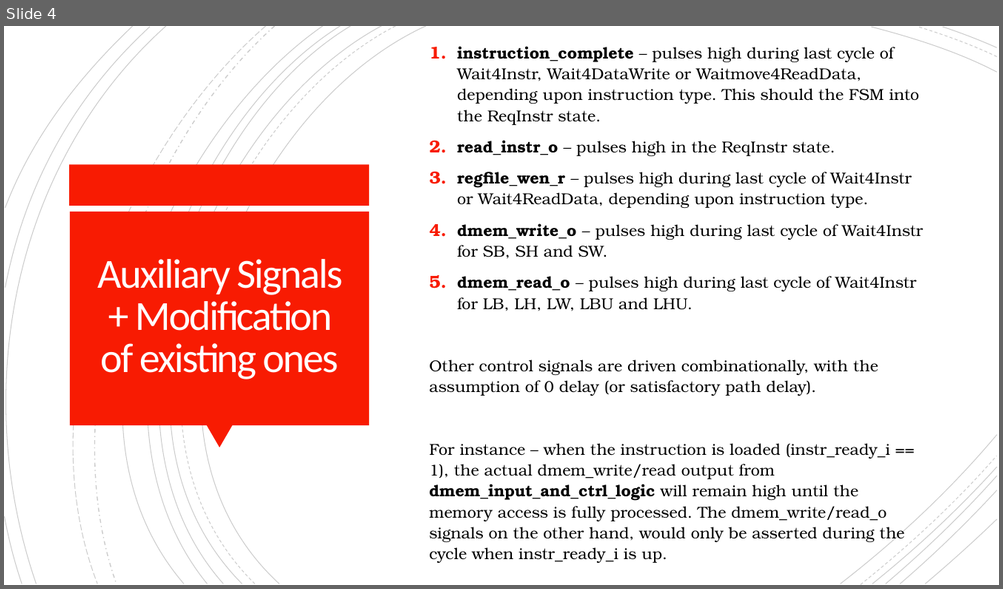
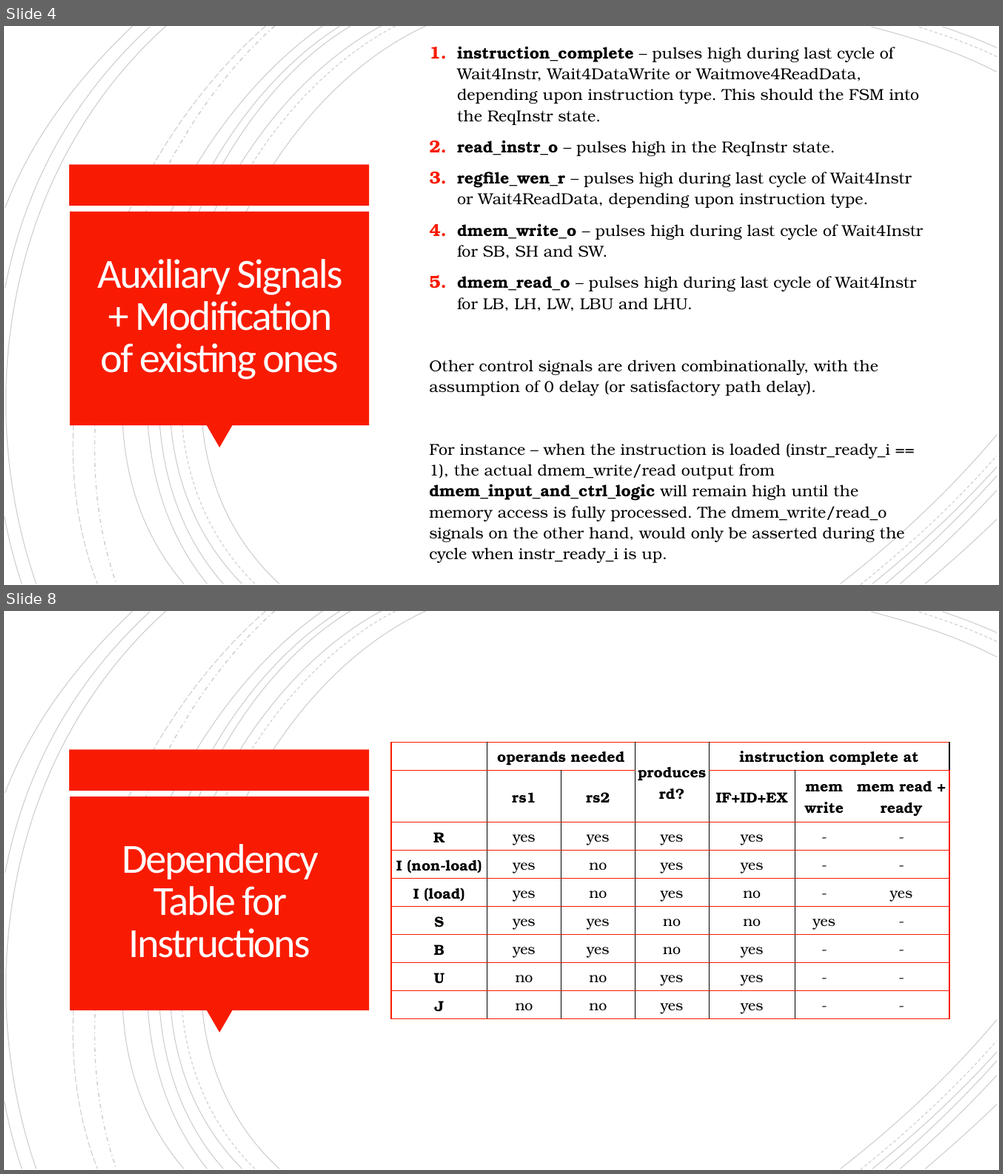
Before and after one commit to mrinav-saxena/riscv_verif0, a slide deck: rtl/core/multi_cycle/stall_for_mem_core.pptx. Shown one above the other, each under a label of ours: slide 4 before the commit, slides 4 and 8 after it; the slides between them are not shown. The pictures are 1003x589 and 1003x1174 pixels, drawn with LibreOffice and Linux fonts; fonts in the diff are those of the drawing. Boxes give left, top, right and bottom in pixels: in the first picture for what was removed or moved away, otherwise in the second. Text is boxed around its words. In the diff, an @@ line names an element or a change of style, - is before the commit and + after.

```diff
--- a/rtl/core/multi_cycle/stall_for_mem_core.pptx
+++ b/rtl/core/multi_cycle/stall_for_mem_core.pptx
@@ slide 8 added at box(4, 611, 999, 1170), background #FFFFFF; not listed: 24 template elements that a slide beside it also shows @@
@@ table added at box(391, 742, 948, 1019), 9 rows, 7 columns @@
+ | operands needed |  | produces rd? | instruction complete at |  | 
+ | rs1 | rs2 |  | IF+ID+EX | mem write | mem read + ready
+R | yes | yes | yes | yes | - | -
+I (non-load) | yes | no | yes | yes | - | -
+I (load) | yes | no | yes | no | - | yes
+S | yes | yes | no | no | yes | -
+B | yes | yes | no | yes | - | -
+U | no | no | yes | yes | - | -
+J | no | no | yes | yes | - | -
@@ title added at box(122, 844, 318, 958), 40 pt, text #FFFEFF @@
+Dependency Table for Instructions
```
Also in this commit, not shown: 4 other slides added.
